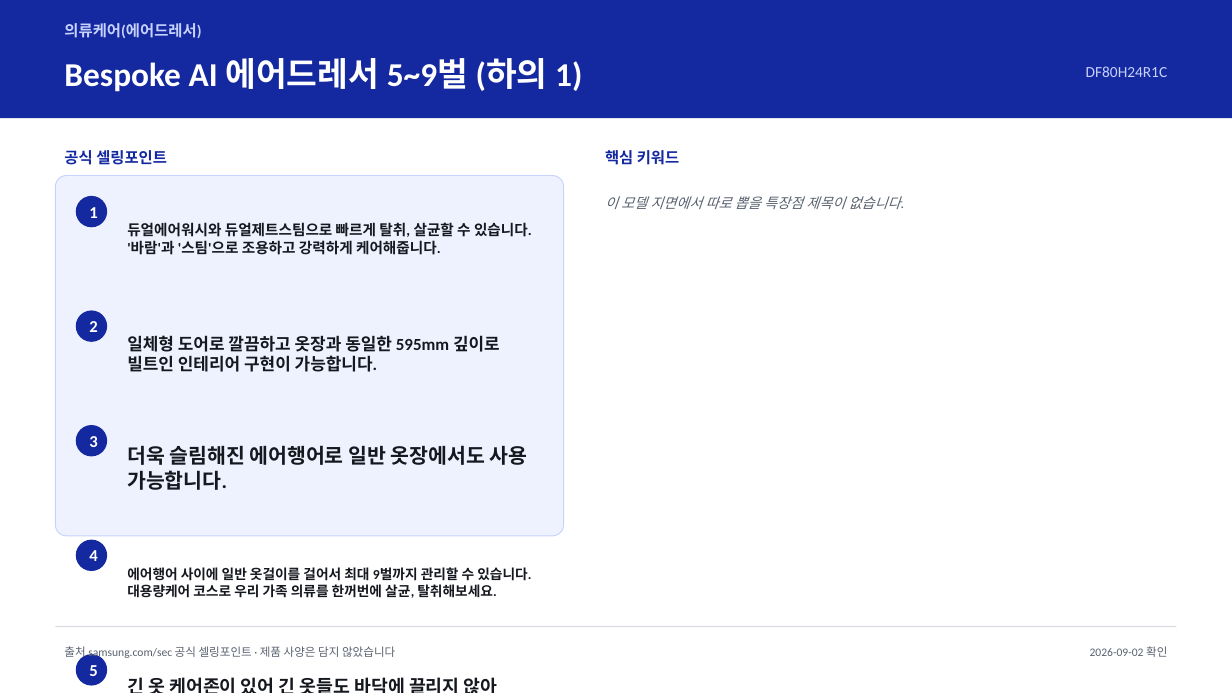
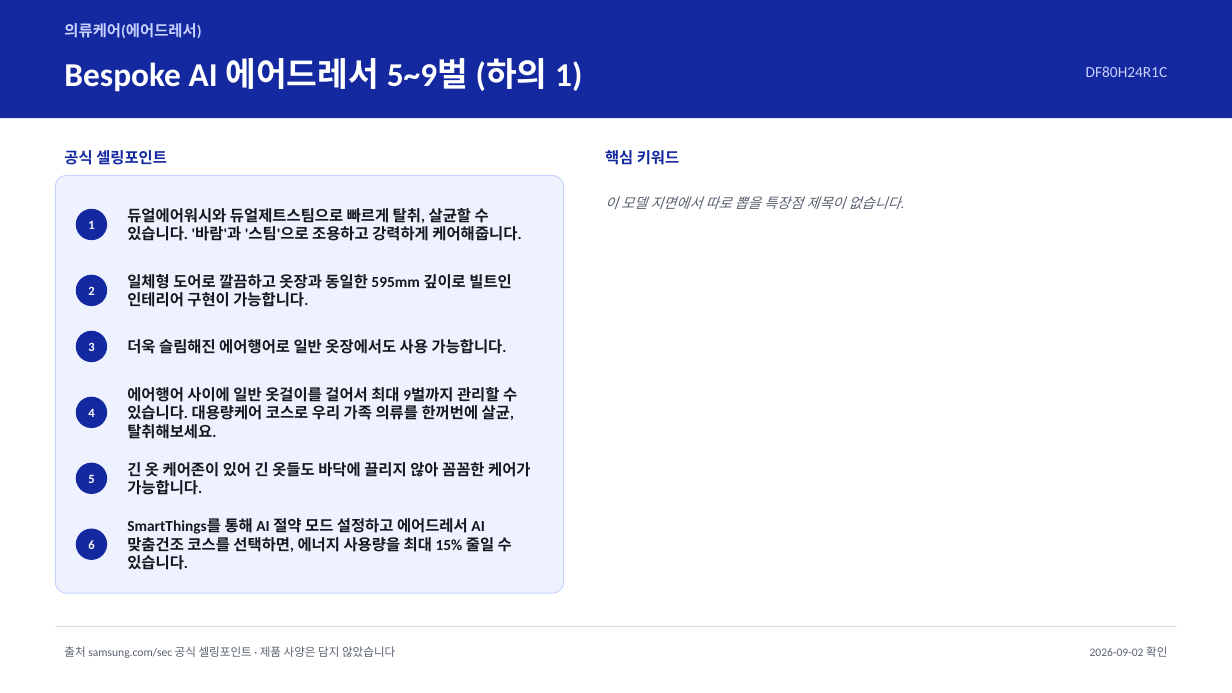
Before and after one commit to rhrjsgks-jarvis/gyeongwon-ax-hub, a slide deck: slide 57 of tools/모델별USP.pptx (slide 54 before the commit). Drawn at 1232x693 pixels with LibreOffice and Linux fonts; fonts in the diff are those of the drawing. Boxes give left, top, right and bottom in pixels: in the first picture for what was removed or moved away, otherwise in the second. Text is boxed around its words. In the diff, an @@ line names an element or a change of style, - is before the commit and + after.

```diff
--- a/tools/모델별USP.pptx
+++ b/tools/모델별USP.pptx
@@ rounded rectangle: place and size @@
-rounded rectangle at [55,176,564,536]
+rounded rectangle at [55,176,564,593]
@@ rounded rectangle at [55,176,564,593]: proportions changed @@
@@ ellipse "1": place and size @@
-ellipse "1" at [76,196,107,227]
+ellipse "1" at [76,209,107,240]
@@ text "듀얼에어워시와 듀얼제트스팀으로 빠르게 탈취, 살균할 ..." at [127,208,521,241]: size 11.4 to 12 pt @@
@@ text "일체형 도어로 깔끔하고 옷장과 동일한 ...": place and size @@
-text "일체형 도어로 깔끔하고 옷장과 동일한 ..." at [127,335,500,372]
+text "일체형 도어로 깔끔하고 옷장과 동일한 ..." at [127,274,511,307]
@@ text "일체형 도어로 깔끔하고 옷장과 동일한 ..." at [127,274,511,307]: size 13.2 to 12 pt @@
@@ ellipse "2": place and size @@
-ellipse "2" at [76,311,107,342]
+ellipse "2" at [76,274,107,306]
@@ text "더욱 슬림해진 에어행어로 일반 옷장에서도 ...": place and size @@
-text "더욱 슬림해진 에어행어로 일반 옷장에서도 ..." at [127,445,528,490]
+text "더욱 슬림해진 에어행어로 일반 옷장에서도 ..." at [127,339,507,354]
@@ text "더욱 슬림해진 에어행어로 일반 옷장에서도 ..." at [127,339,507,354]: size 16 to 12 pt @@
@@ ellipse "3": place and size @@
-ellipse "3" at [76,425,107,457]
+ellipse "3" at [76,331,107,362]
@@ text "에어행어 사이에 일반 옷걸이를 걸어서 ...": place and size @@
-text "에어행어 사이에 일반 옷걸이를 걸어서 ..." at [127,567,531,598]
+text "에어행어 사이에 일반 옷걸이를 걸어서 ..." at [127,387,517,439]
@@ text "에어행어 사이에 일반 옷걸이를 걸어서 ..." at [127,387,517,439]: size 10.6 to 12 pt @@
@@ ellipse "4": place and size @@
-ellipse "4" at [76,540,107,571]
+ellipse "4" at [76,396,107,428]
@@ size 13 to 9.8 pt in 5 elements at [76,209,107,240], [76,274,107,306], [76,331,107,362], [76,396,107,428], [76,463,107,494] @@
@@ ellipse "5": place and size @@
-ellipse "5" at [76,654,107,686]
+ellipse "5" at [76,463,107,494]
@@ text "긴 옷 케어존이 있어 긴 ...": place and size @@
-text "긴 옷 케어존이 있어 긴 ..." at [118,649,543,693]
+text "긴 옷 케어존이 있어 긴 ..." at [127,462,530,495]
@@ text "긴 옷 케어존이 있어 긴 ..." at [127,462,530,495]: size 14.2 to 12 pt @@
@@ ellipse added at [76,529,107,560], fill #1428A0, 9.8 pt, text #FFFFFF, bold @@
+6
@@ text added at [127,516,512,570], 12 pt, text #15181E, bold @@
+SmartThings를 통해 AI 절약 모드 설정하고 에어드레서 AI 맞춤건조 코스를 선택하면, 에너지 사용량을 최대 15% 줄일 수 있습니다.
```
Also in this commit, not shown: 70 other slides changed, 3 slides added, 5 other files.
